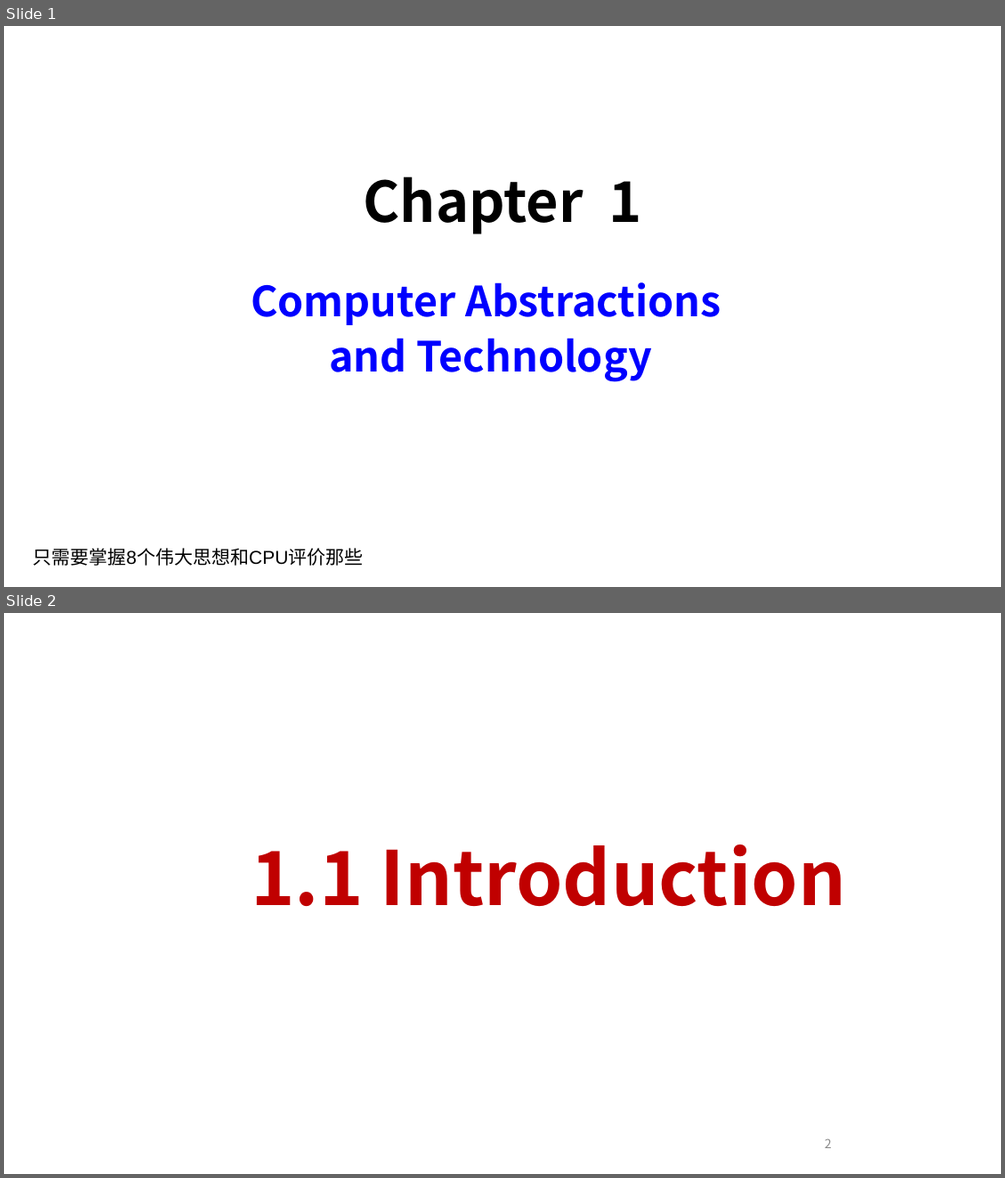
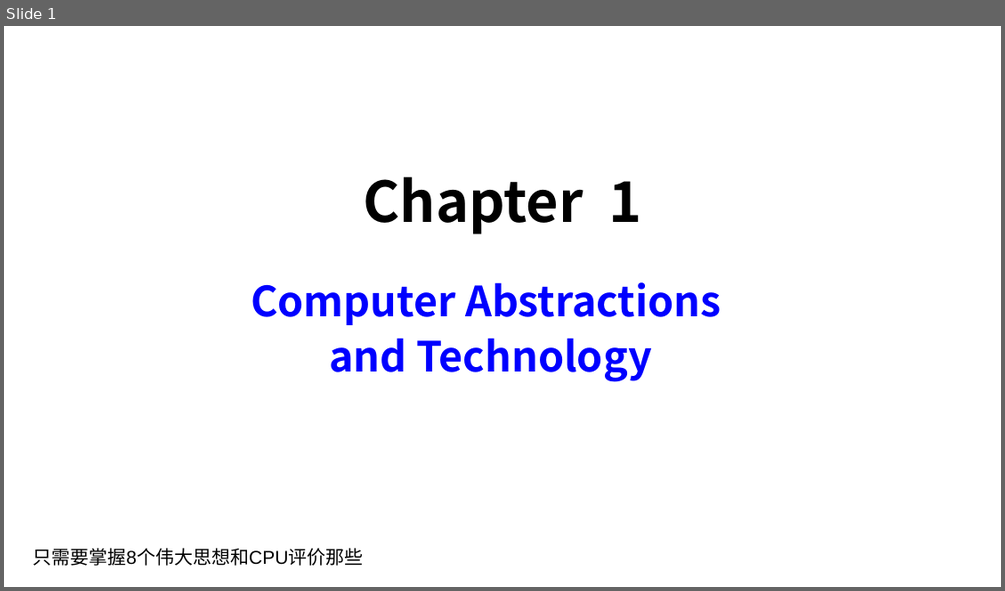
Before and after one commit to weichow23/zju_course, a slide deck: 计算机组成/复习ppt/[x] 1 基础知识.pptx. Shown one above the other, each under a label of ours: slides 1 and 2 before the commit, slide 1 after it. The pictures are 1005x1178 and 1005x591 pixels, drawn with LibreOffice and Linux fonts; fonts in the diff are those of the drawing. Boxes give left, top, right and bottom in pixels: in the first picture for what was removed or moved away, otherwise in the second. Text is boxed around its words. In the diff, an @@ line names an element or a change of style, - is before the commit and + after.

```diff
--- a/计算机组成/复习ppt/[x] 1 基础知识.pptx
+++ b/计算机组成/复习ppt/[x] 1 基础知识.pptx
@@ slide 2 removed at [4,613,1001,1174], background #FFFFFF @@
@@ title removed at [251,844,846,906] @@
-1.1 Introduction
@@ page number removed at [825,1138,832,1148] @@
-2
```
Also in this commit, not shown: 3 other slides removed, 5 other files.
